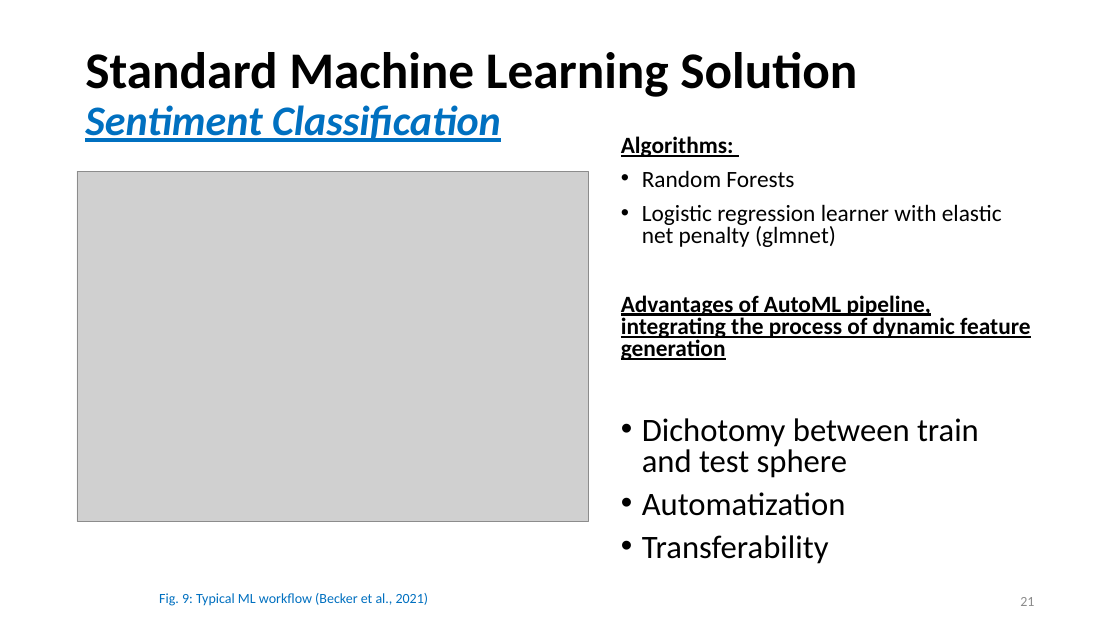
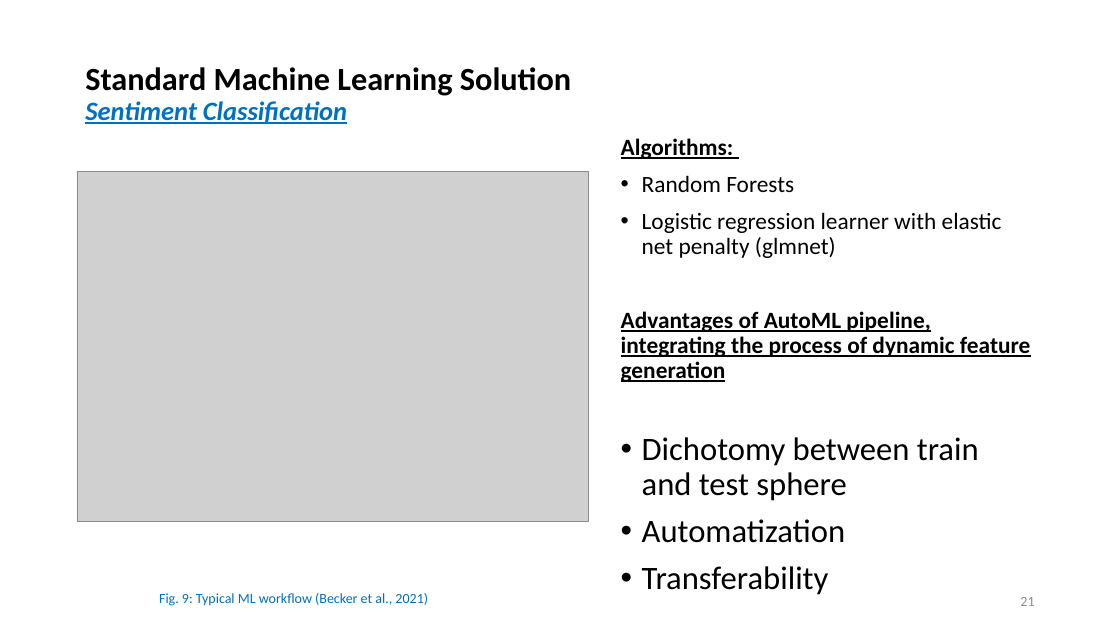
Before and after one commit to lisa-wm/consulting, a slide deck: slide 21 of 3_presentation/abschlusspräsentation/abschlusspraesentation_v1.0/abschlusspraesentation_v1.0.pptx. Drawn at 1120x630 pixels with LibreOffice and Linux fonts; fonts in the diff are those of the drawing; grey boxes stand for pictures. Boxes give left, top, right and bottom in pixels: in the first picture for what was removed or moved away, otherwise in the second. Text is boxed around its words. In the diff, an @@ line names an element or a change of style, - is before the commit and + after.

```diff
--- a/3_presentation/abschlusspräsentation/abschlusspraesentation_v1.0/abschlusspraesentation_v1.0.pptx
+++ b/3_presentation/abschlusspräsentation/abschlusspraesentation_v1.0/abschlusspraesentation_v1.0.pptx
@@ text "Standard Machine Learning Solution Sentiment ..." at <box>85,67,571,124</box>: size 44 to 27.7 pt in "Standard Machine Learning Solution"; size 36 to 22.7 pt in "Sentiment Classification" @@
@@ text "Algorithms:" at <box>621,138,1031,595</box>: line spacing 0.8 to 0.9 @@
@@ rectangle "Fig. 9: Typical ML workflow ..." at <box>122,578,467,618</box>: outline #FFFFFF 1 pt to #FFFFFF 2 pt @@
@@ page number at <box>1020,597,1034,606</box>: text colour #8C8C8C to #8B8B8B @@
```
Also in this commit, not shown: 29 other slides changed, 6 other files.
